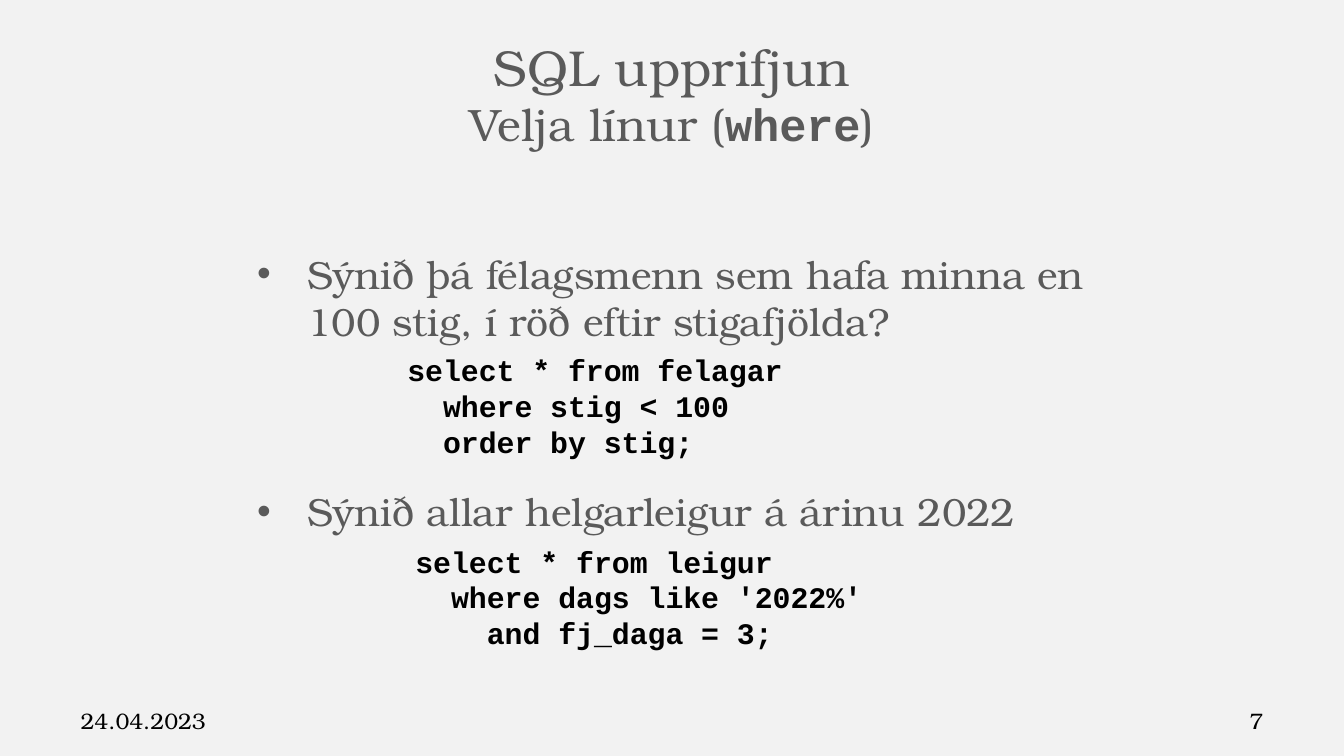
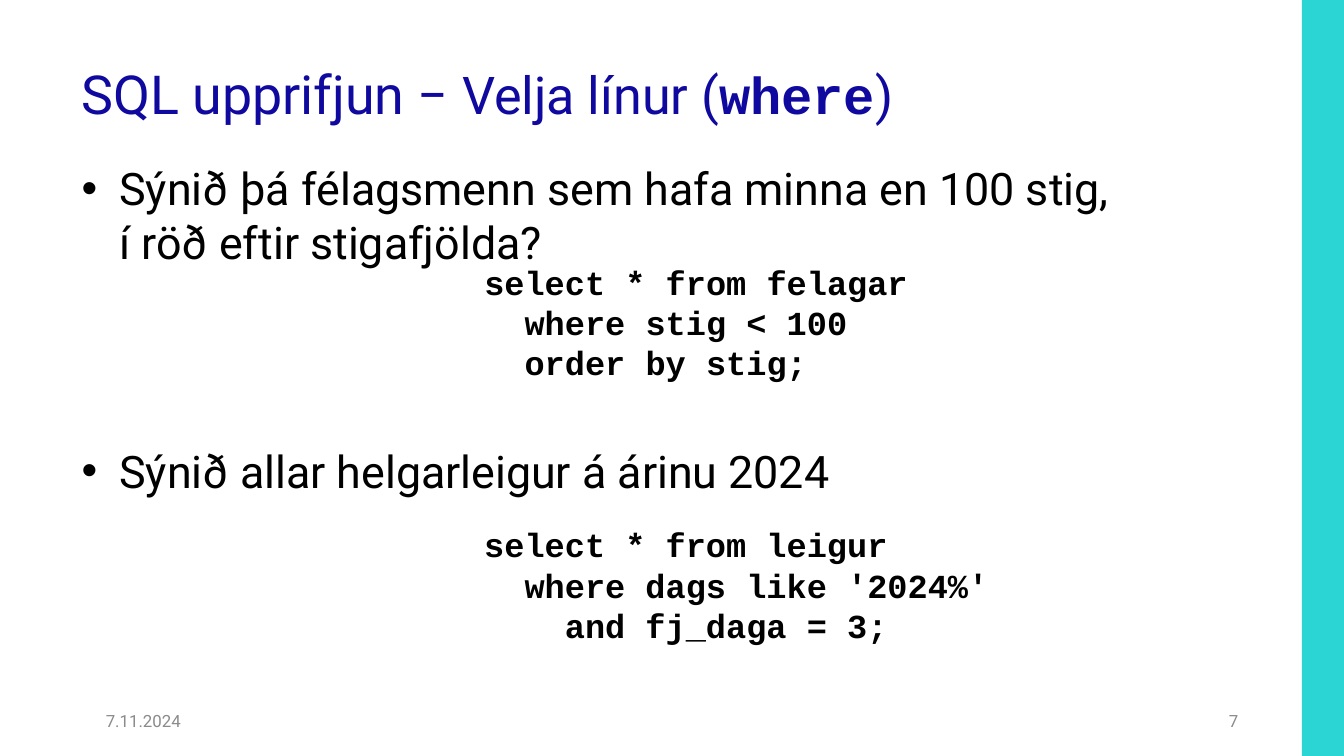
Before and after one commit to Hjalmtyr/SQL2, a slide deck: slide 7 of SQL-II.pptx. Drawn at 1344x756 pixels with LibreOffice and Linux fonts; fonts in the diff are those of the drawing; background and template pictures are left out. Boxes give left, top, right and bottom in pixels: in the first picture for what was removed or moved away, otherwise in the second. Text is boxed around its words. In the diff, an @@ line names an element or a change of style, - is before the commit and + after.

```diff
--- a/SQL-II.pptx
+++ b/SQL-II.pptx
@@ background #F2F2F2 to #FFFFFF @@
@@ rectangle added at <box>1302,0,1344,756</box>, fill #2AD5D3 @@
@@ title "SQL upprifjun − Velja línur ..." at <box>82,72,893,126</box>: vertical alignment middle to bottom @@
@@ title at <box>82,72,893,126</box>: text changed; size 24.3 to 27.9 pt; font TeX Gyre Bonum to Roboto; text colour #5A5A5A to #10099F @@
-SQL upprifjun
-Velja línur (where)
+SQL upprifjun − Velja línur (where)
@@ text "Sýnið þá félagsmenn sem hafa ...": place and size @@
-text "Sýnið þá félagsmenn sem hafa ..." at <box>307,259,1084,536</box>
+text "Sýnið þá félagsmenn sem hafa ..." at <box>119,170,1109,498</box>
@@ text at <box>119,170,1109,271</box>: size 21 to 24 pt, font TeX Gyre Bonum to Roboto, text colour #5A5A5A to #000000 in "Sýnið þá félagsmenn sem hafa minna en ..."; indent changed @@
@@ text "select * from felagar": place and size @@
-text "select * from felagar" at <box>407,360,782,460</box>
+text "select * from felagar" at <box>484,270,908,382</box>
@@ text "select * from felagar" at <box>484,270,908,382</box>: size 16 to 18 pt @@
@@ text at <box>119,453,830,498</box>: text changed; size 21 to 24 pt; font TeX Gyre Bonum to Roboto; text colour #5A5A5A to #000000 @@
-• Sýnið allar helgarleigur á árinu 2022
+• Sýnið allar helgarleigur á árinu 2024
@@ text "select * from leigur": place and size @@
-text "select * from leigur" at <box>415,551,862,651</box>
+text "select * from leigur" at <box>484,533,988,645</box>
@@ text at <box>484,533,887,645</box>: size 16 to 18 pt in "select * from leigur", "and fj_daga = 3;" @@
@@ text at <box>525,573,988,605</box>: text changed; size 16 to 18 pt @@
-where dags like '2022%'
+where dags like '2024%'
@@ text at <box>106,715,181,727</box>: text changed; size 12 to 9 pt; font TeX Gyre Bonum to Roboto; text colour #000000 to #8C8C8C @@
-24.04.2023
+7.11.2024
@@ page number: place and size @@
-page number at <box>1249,713,1263,729</box>
+page number at <box>1229,715,1238,727</box>
@@ page number at <box>1229,715,1238,727</box>: size 12 to 9 pt, font TeX Gyre Bonum to Roboto, text colour #000000 to #8C8C8C @@
```
Also in this commit, not shown: 81 other slides changed, 21 other files.
